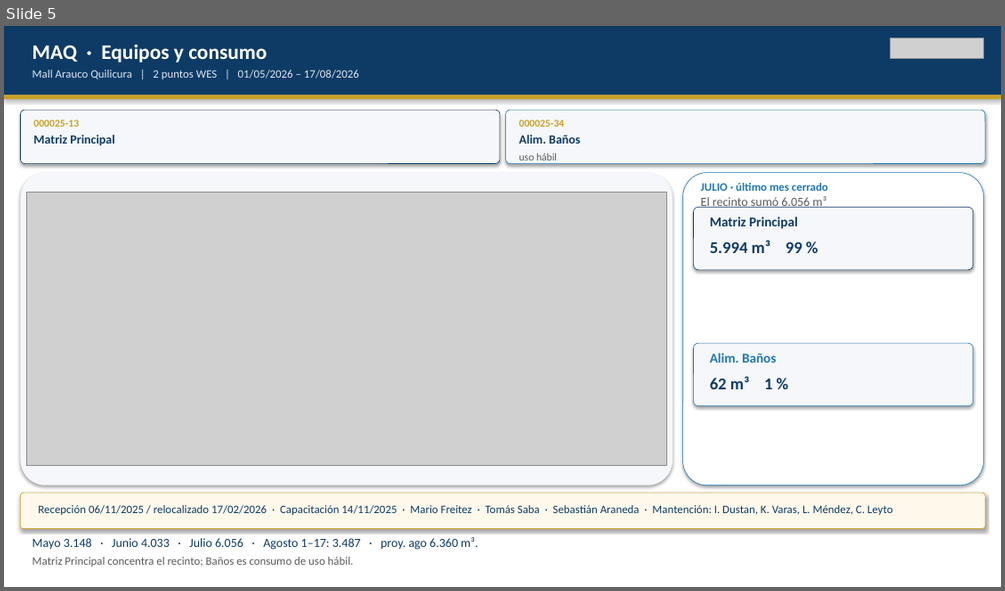
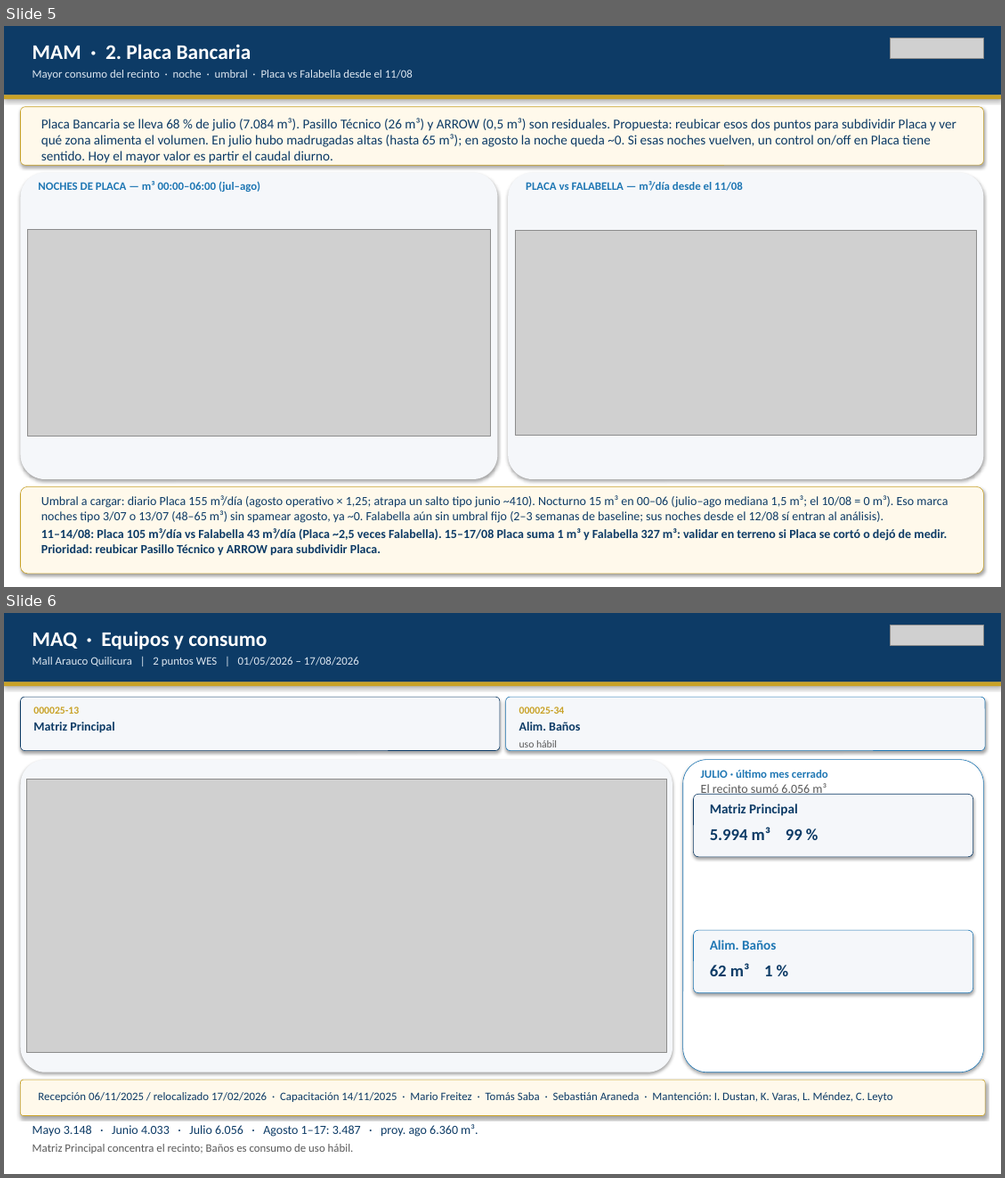
Before and after one commit to anibaloperacionesWes/wes-scripts, a slide deck: reports/Parque_Arauco/TMP_7MALLS/entrega_diego_anibal/Recorrido_ejecutivo_PA_MAE_20260817.pptx. Shown one above the other, each under a label of ours: slide 5 before the commit, slides 5 and 6 after it. The pictures are 1005x591 and 1005x1178 pixels, drawn with LibreOffice and Linux fonts; fonts in the diff are those of the drawing; grey boxes stand for pictures. Boxes give left, top, right and bottom in pixels: in the first picture for what was removed or moved away, otherwise in the second. Text is boxed around its words. In the diff, an @@ line names an element or a change of style, - is before the commit and + after.

```diff
--- a/reports/Parque_Arauco/TMP_7MALLS/entrega_diego_anibal/Recorrido_ejecutivo_PA_MAE_20260817.pptx
+++ b/reports/Parque_Arauco/TMP_7MALLS/entrega_diego_anibal/Recorrido_ejecutivo_PA_MAE_20260817.pptx
@@ slide 5 added at box(4, 26, 1001, 587), background #FFFFFF @@
@@ rectangle added at box(4, 26, 1001, 95), fill #0D3B66 @@
@@ text added at box(32, 44, 251, 59), 20 pt, text #FFFFFF, bold @@
+MAM · 2. Placa Bancaria
@@ picture added at box(890, 38, 984, 59) @@
@@ text added at box(32, 70, 413, 79), 11 pt, text #DCE6F0 @@
+Mayor consumo del recinto · noche · umbral · Placa vs Falabella desde el 11/08
@@ rectangle added at box(4, 95, 1001, 99), fill #C9A227 @@
@@ rounded rectangle added at box(20, 107, 984, 165), fill #FFF9EB, outline #C9A227 0.5 pt @@
@@ text added at box(41, 118, 956, 163), 13 pt, text #0D3B66 @@
+Placa Bancaria se lleva 68 % de julio (7.084 m³). Pasillo Técnico (26 m³) y ARROW (0,5 m³) son residuales. Propuesta: reubicar esos dos puntos para subdividir Placa y ver qué zona alimenta el volumen. En julio hubo madrugadas altas (hasta 65 m³); en agosto la noche queda ~0. Si esas noches vuelven, un control on/off en Placa tiene sentido. Hoy el mayor valor es partir el caudal diurno.
@@ rounded rectangle added at box(20, 173, 498, 479), fill #F5F7FA @@
@@ text added at box(38, 181, 260, 192), 11 pt, text #1F77B4, bold @@
+NOCHES DE PLACA — m³ 00:00–06:00 (jul–ago)
@@ rounded rectangle added at box(508, 173, 984, 479), fill #F5F7FA @@
@@ text added at box(526, 181, 743, 191), 11 pt, text #1F77B4, bold @@
+PLACA vs FALABELLA — m³/día desde el 11/08
@@ picture added at box(28, 230, 490, 435) @@
@@ picture added at box(516, 230, 976, 435) @@
@@ rounded rectangle added at box(20, 487, 984, 573), fill #FFF9EB, outline #C9A227 0.5 pt @@
@@ text added at box(41, 495, 947, 556), 12 pt, text #0D3B66 @@
+Umbral a cargar: diario Placa 155 m³/día (agosto operativo × 1,25; atrapa un salto tipo junio ~410). Nocturno 15 m³ en 00–06 (julio–ago mediana 1,5 m³; el 10/08 = 0 m³). Eso marca noches tipo 3/07 o 13/07 (48–65 m³) sin spamear agosto, ya ~0. Falabella aún sin umbral fijo (2–3 semanas de baseline; sus noches desde el 12/08 sí entran al análisis).
+11–14/08: Placa 105 m³/día vs Falabella 43 m³/día (Placa ~2,5 veces Falabella). 15–17/08 Placa suma 1 m³ y Falabella 327 m³: validar en terreno si Placa se cortó o dejó de medir. Prioridad: reubicar Pasillo Técnico y ARROW para subdividir Placa.
@@ what was slide 5 is now slide 6 @@
```
Also in this commit, not shown: 2 slides changed, 3 other files.
